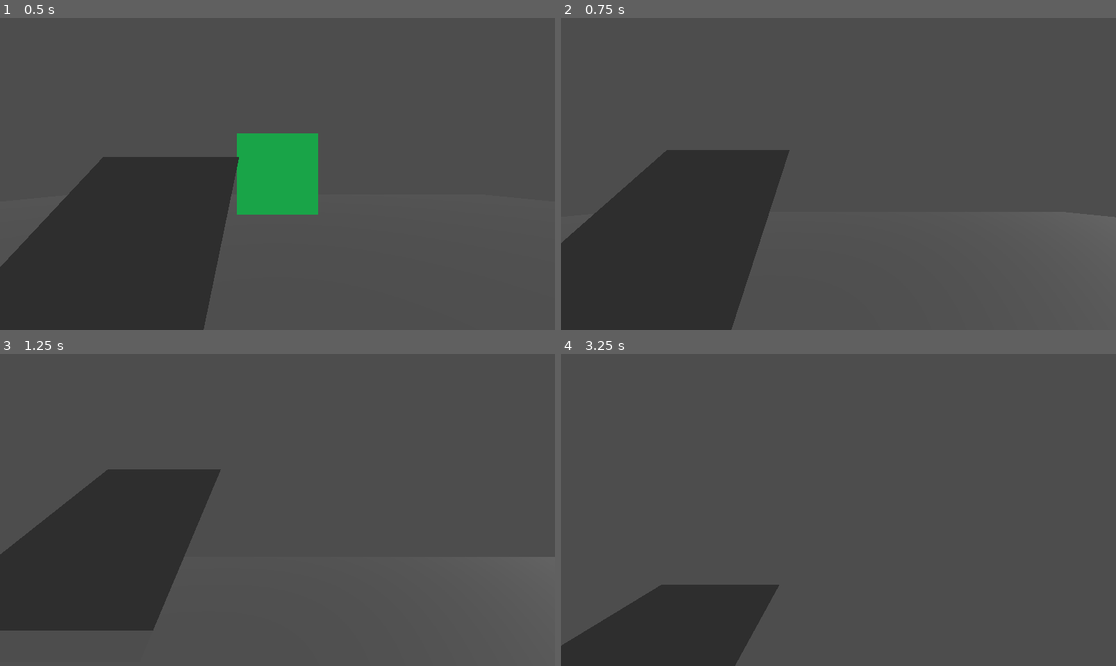
Above: before the commit, frames 1-4 (two rows, left to right).
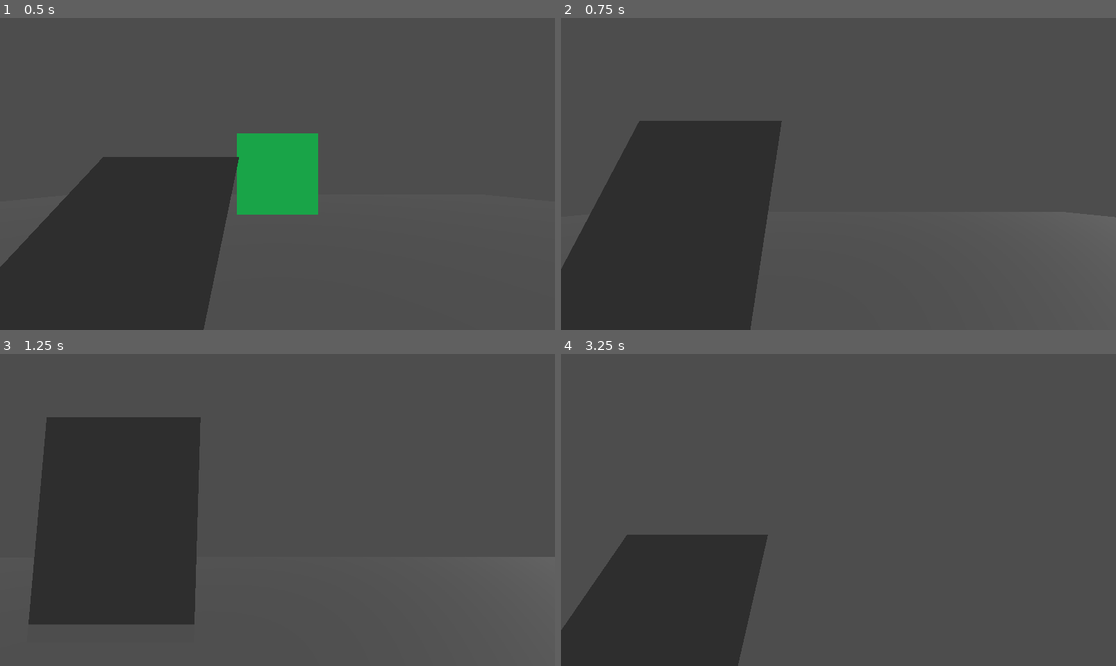
Above: after the commit, the same moments.

Repository: BirdOfAsh/Writing-Prototype
Game: Godot game, scene res://main.tscn
Two runs of this game, one before a commit and one after it. Both use one fixed random seed, a clock stepped at 60 frames per second and the inputs below.
Inputs (mouse positions are in pixels of both pictures, inside the frame that each line leads up to):
- Up to frame 1 (0.5 s): no input
- Up to frame 2 (0.75 s): tap Enter at 0.5 s; move the mouse to (866, 174) at 0.52 s; hold W (Forward) from 0.53 s (still down); right-click (866, 174) at 0.6 s
- Up to frame 3 (1.25 s): keep holding W (Forward); tap R (Swap, bound only after the commit) at 0.8 s
- Up to frame 4 (3.25 s): move the mouse to (727, 525) at 1.27 s; release W (Forward) at 1.28 s; hold S (Backward) 1.28-2.03 s; tap R (Swap, bound only after the commit) at 1.35, 2.3 s; right-click (727, 525) at 1.55 s; move the mouse to (849, 503) at 2.02 s; press the mouse at (849, 503) at 2.03 s; hold W (Forward) from 2.03 s (still down); tap Space at 2.75 s; move the mouse to (832, 516) at 2.77 s; release the mouse at (832, 516) at 2.78 s; right-click (832, 516) at 2.85 s

Frame 1 is identical in both runs. In frame 2, 4.4% of the frame differs, in the area x 0-42%, y 32-100%; in frame 3, 9.3%, in the area x 0-40%, y 20-89%; in frame 4, 6.2%.

Commit message:
Added color switching

Diff:
--- a/page.gd
+++ b/page.gd
@@ -34,16 +34,17 @@
 	getOrigin()
 
 
-func _input(_event: InputEvent) -> void:
+func _process(_delta: float) -> void:
 	if Input.is_action_pressed("Left Click"):
 		drawPosition = findDifference()
 		if drawPosition != null:
 			viewport.drawAtPosition(drawPosition)
 
-
-
 	if Input.is_action_just_released("Left Click"):
 		viewport.endDraw()
+
+	if Input.is_action_just_pressed("Swap"):
+			viewport.swapColor()
 
 
 func raycastOnMousePosition(): #function that creates a raycast from the camera to a space in the 3D world based on the mouse position
@@ -104,6 +105,5 @@
 		transitionTween = get_tree().create_tween()
 		transitionTween.set_parallel()
 		transitionTween.tween_property(self, "position", Vector3(-1, 0.0, -1.272), 0.25)
-		#transitionTween.tween_property(self, "rotation_degrees", Vector3(0, 0, 0), 0.25)
-		transitionTween.tween_property(self, "rotation_degrees", Vector3(-45, 0, 0), 0.25)
+		transitionTween.tween_property(self, "rotation_degrees", Vector3(0, 0, 0), 0.25)
 		active = true
--- a/project.godot
+++ b/project.godot
@@ -47,3 +47,8 @@
 "events": [Object(InputEventMouseButton,"resource_local_to_scene":false,"resource_name":"","device":-1,"window_id":0,"a …(258 unchanged characters)…
 ]
 }
+Swap={
+"deadzone": 0.2,
+"events": [Object(InputEventKey,"resource_local_to_scene":false,"resource_name":"","device":-1,"window_id":0,"alt_pressed":false,"shift_pressed":false,"ctrl_pressed":false,"meta_pressed":false,"pressed":false,"keycode":0,"physical_keycode":82,"key_label":0,"unicode":114,"location":0,"echo":false,"script":null)
+]
+}
--- a/sub_viewport.gd
+++ b/sub_viewport.gd
@@ -14,3 +14,7 @@
 
 func endDraw():
 	writing_canvas.drawEnd()
+
+
+func swapColor():
+	writing_canvas.swapColor()
--- a/writing_canvas.gd
+++ b/writing_canvas.gd
@@ -1,25 +1,46 @@
 extends Node2D
 
+var colors : Dictionary[String, Color] =  {"black" : Color.BLACK, "white" : Color.WHITE}
+var activeColor : String = "white"
 
-var drawPositionArray : Array[Array] = [ [] ] #Array containing Vector2 arrays pertaining to positions
-
+var stroakDict : Dictionary[int, Array] = {0 : []}
+var vec2Array : Array[Vector2] = []
 
 func drawAt(posToDraw : Vector2):
-	drawPositionArray[-1].append(posToDraw) #add a position to the current stroak
+	vec2Array.append(posToDraw)
+	stroakDict.set(stroakDict.size() - 1, [vec2Array.duplicate(), activeColor])
 
 	drawFromPositionList() #redraw everything
 
 
-func drawEnd():
-	drawPositionArray.append( [] ) #add a new empty array for the next draw stroak
+func drawEnd() -> void:
+	vec2Array.clear()
+	stroakDict.set(stroakDict.size(), [[], "transparent"])
+
 
 
 ## this function clears the draw and then redraws every line in all stroak lists in the current draw position list
-func drawFromPositionList():
+func drawFromPositionList() -> void:
 	queue_redraw()
 	await self.draw
 
-	# go through all arrays for each stroak and draw lines connected between the points
-	for stroakList : Array[Vector2] in drawPositionArray:
-		for drawPosition in range(0,stroakList.size() - 1):
-			draw_line(stroakList[drawPosition], stroakList[drawPosition + 1], Color.WHITE, 5)
+	#draw every stroak stored in the dictionary
+	for stroak in stroakDict:
+		for drawPosition in range(0, stroakDict[stroak][0].size() - 1):
+			draw_line(stroakDict[stroak][0][drawPosition], stroakDict[stroak][0][drawPosition + 1], colors[stroakDict[stroak][1]], 5)
+
+	#draw current stroak
+	for vec2Position in range(0, vec2Array.size() -1):
+		draw_line(vec2Array[vec2Position], vec2Array[vec2Position + 1], colors[activeColor], 5)
+
+
+func swapColor(): #prob a temperary function
+	match activeColor:
+
+		"white":
+			activeColor = "black"
+			print("black")
+
+		"black":
+			activeColor = "white"
+			print("White")
Not shown, added: page.tscn1812709165.tmp
Not shown, added: page.tscn1848161124.tmp
